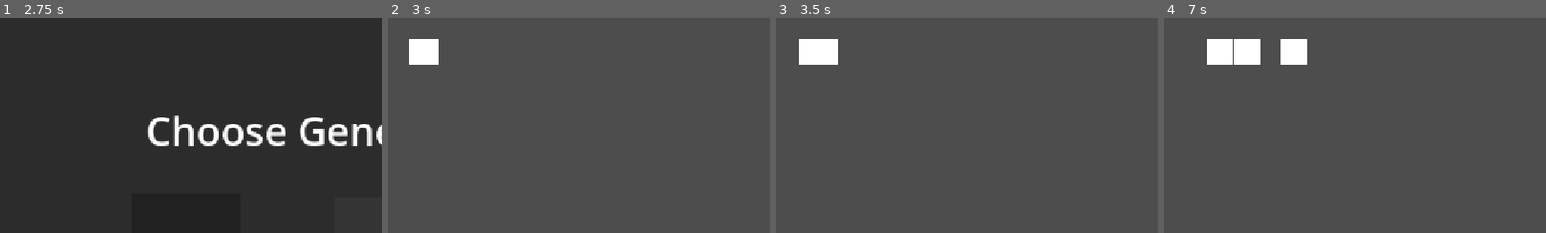
Above: before the commit, frames 1-4 (left to right).
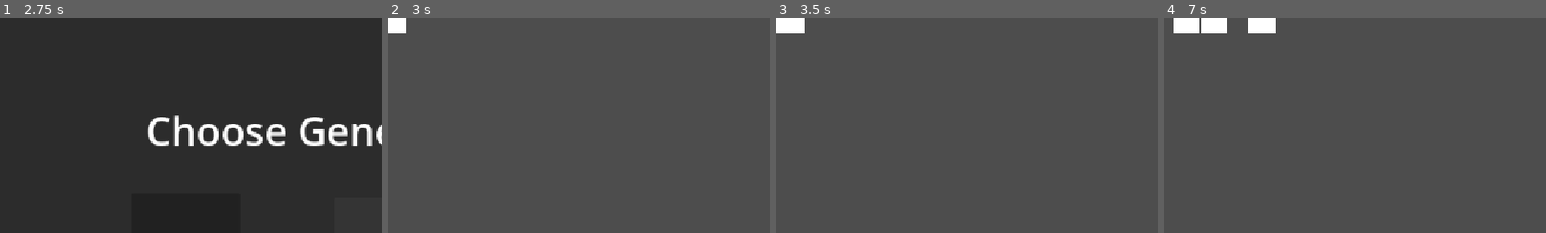
Above: after the commit, the same moments.

Repository: orivio/strides-genetics-sim
Game: Godot game, scene res://scenes/title/title.tscn
The game is run twice, just before and just after one commit, with the same random seed, the same clock (stepped at 60 frames per second) and the same inputs.
Inputs:
- Up to frame 1 (2.75 s): click "Play" at 0.5 s; click "test" at 1.25 s; click "test" at 2 s
- Up to frame 2 (3 s): click "test" at 2.75 s
- Up to frame 3 (3.5 s): no input
- Up to frame 4 (7 s): tap Enter at 4.25 s; tap Space at 5 s
The pictures show only the part of the screen within x 0-50%, y 0-50%; the shares and areas given below are measured in that part.

Frame 1 is identical in both runs. In frame 2, 1.3% of the frame differs, in the area x 0-14%, y 0-22%; in frame 3, 1.8%; in frame 4, 4.0%, in the area x 2-38%, y 0-22%.

Commit message:
Update game.gd

Diff:
--- a/scenes/game/game.gd
+++ b/scenes/game/game.gd
@@ -5,11 +5,11 @@
 func _ready() -> void:
 	var i = 0
 	for gene in Gamemanager.selected_genes:
-		make_creature(gene, Gamemanager.generation)
+		make_creature(gene, Gamemanager.generation, Vector2(1, 1))#make this vector random
 
-func make_creature(geno: Genome, gen: int):
+func make_creature(geno: Genome, gen: int, pos: Vector2):
 	var critter = Creature.create(geno, gen)
-	critter.position = Vector2(50, 50)
+	critter.position = pos
 	add_child(critter)
 
 func _process(delta: float) -> void:
